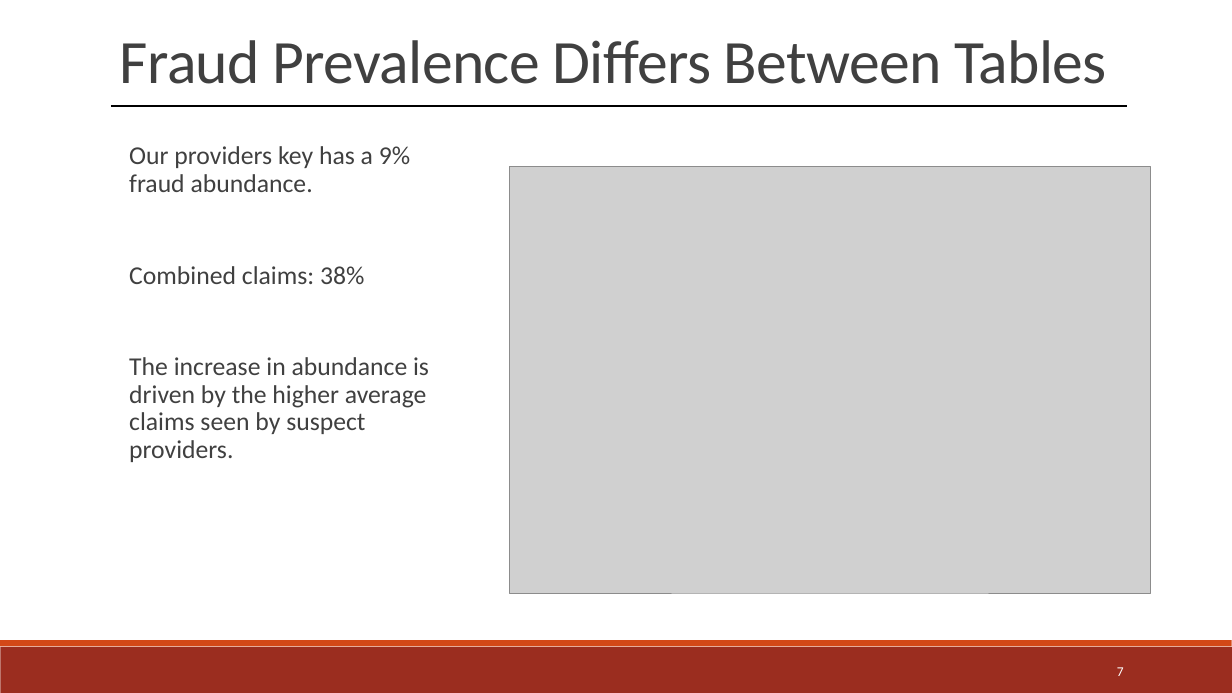
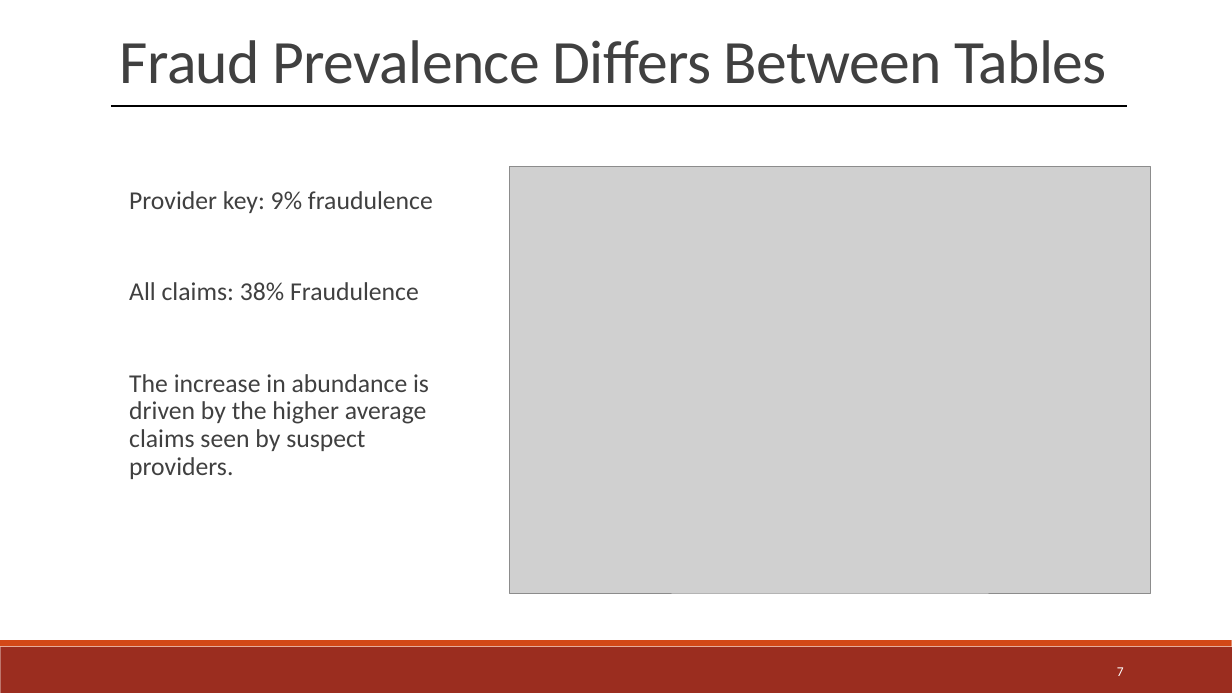
Before and after one commit to jwelch1123/healthcare_fraud_detection, a slide deck: slide 7 of Presentation.pptx. Drawn at 1232x693 pixels with LibreOffice and Linux fonts; fonts in the diff are those of the drawing; grey boxes stand for pictures. Boxes give left, top, right and bottom in pixels: in the first picture for what was removed or moved away, otherwise in the second. Text is boxed around its words. In the diff, an @@ line names an element or a change of style, - is before the commit and + after.

```diff
--- a/Presentation.pptx
+++ b/Presentation.pptx
@@ text "Provider key: 9% fraudulence" moved from (x1=129, y1=146, x2=429, y2=462) to (x1=129, y1=191, x2=433, y2=479) @@
@@ text at (x1=129, y1=191, x2=433, y2=300): text changed @@
-  Our providers key has a 9% fraud abundance.
-  Combined claims: 38%
+  Provider key: 9% fraudulence
+  All claims: 38% Fraudulence
```
Also in this commit, not shown: 1 other slide changed, 2 other files.
